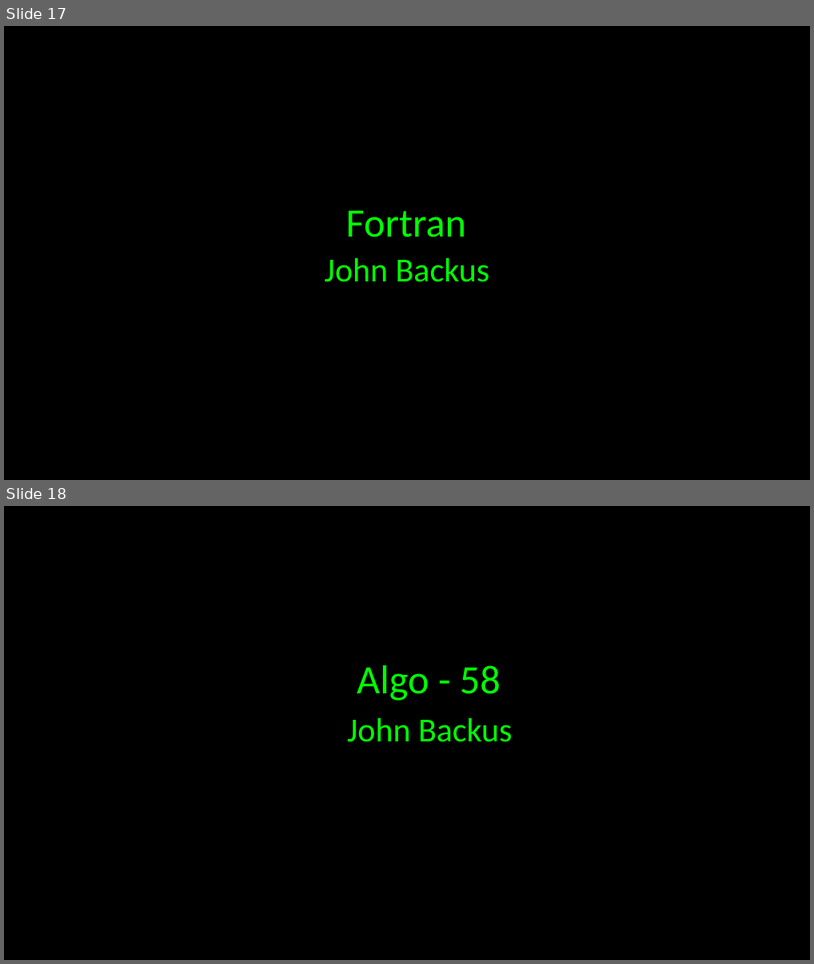
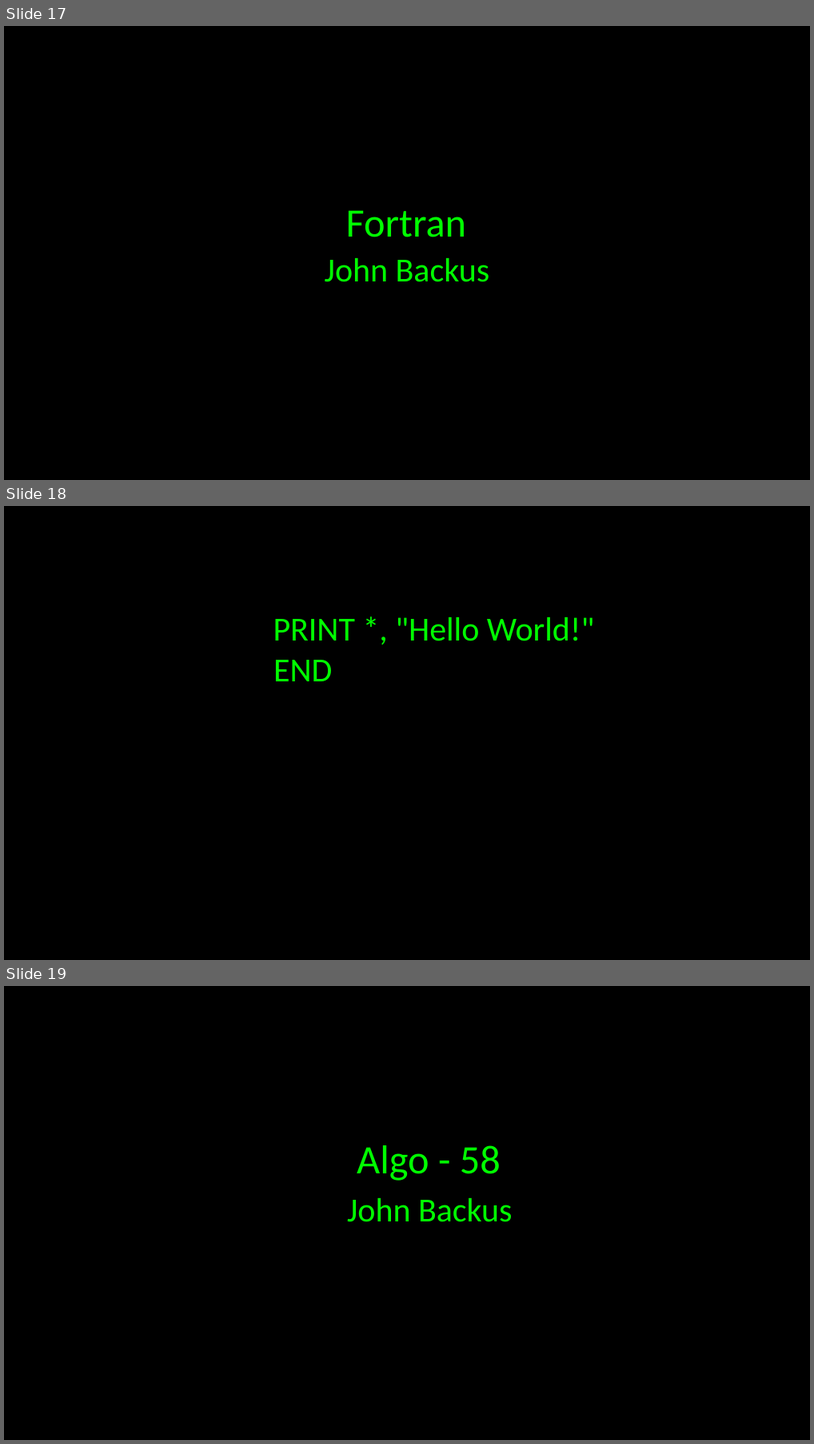
Before and after one commit to JustCodeandChill/Objective-C-presentation, a slide deck: OBJECTIVE-C.pptx. Shown one above the other, each under a label of ours: slides 17 and 18 before the commit, slides 17, 18 and 19 after it. The pictures are 814x964 and 814x1444 pixels, drawn with LibreOffice and Linux fonts; fonts in the diff are those of the drawing. Boxes give left, top, right and bottom in pixels: in the first picture for what was removed or moved away, otherwise in the second. Text is boxed around its words. In the diff, an @@ line names an element or a change of style, - is before the commit and + after.

```diff
--- a/OBJECTIVE-C.pptx
+++ b/OBJECTIVE-C.pptx
@@ slide 18 added at box(4, 506, 810, 960), background #000000 @@
@@ text added at box(274, 617, 594, 681), 40 pt, text #00FF00 @@
+PRINT *, "Hello World!"
+END
@@ what was slide 18 is now slide 19 @@
```
Also in this commit, not shown: 4 slides changed, 15 other slides added.
